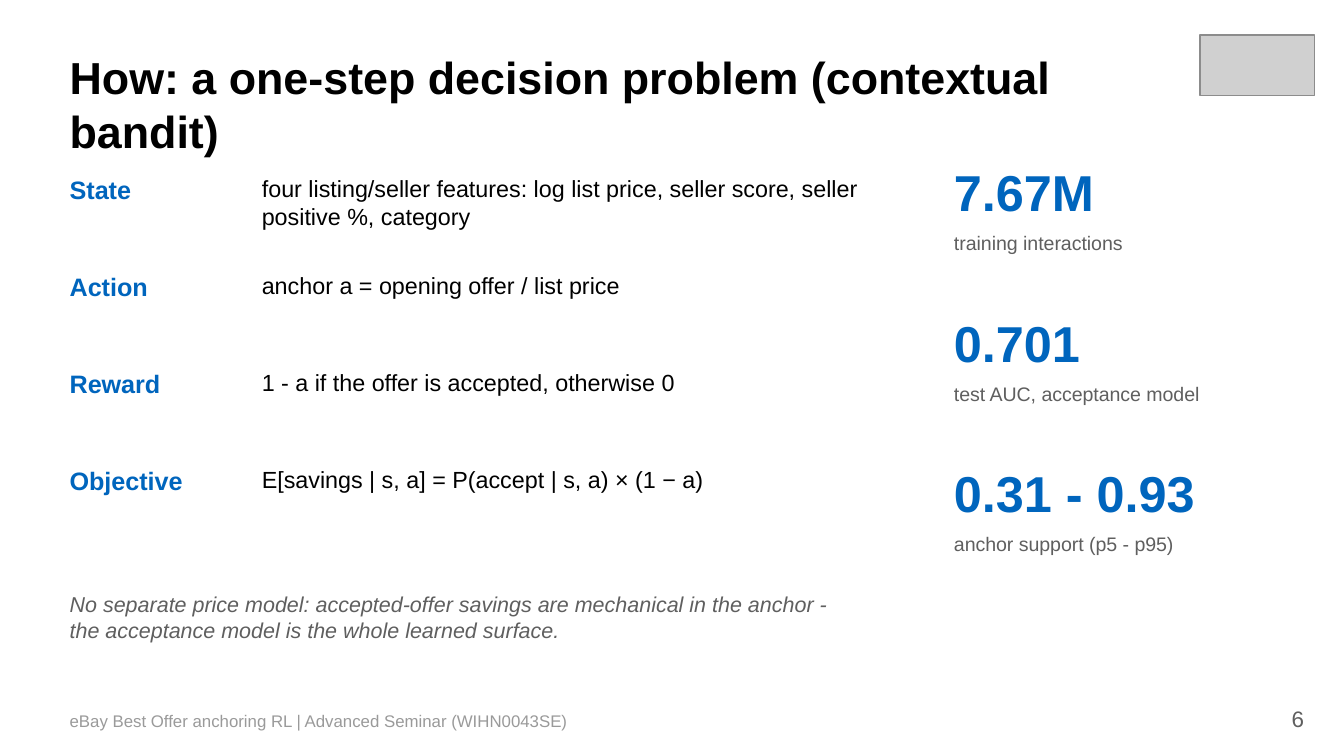
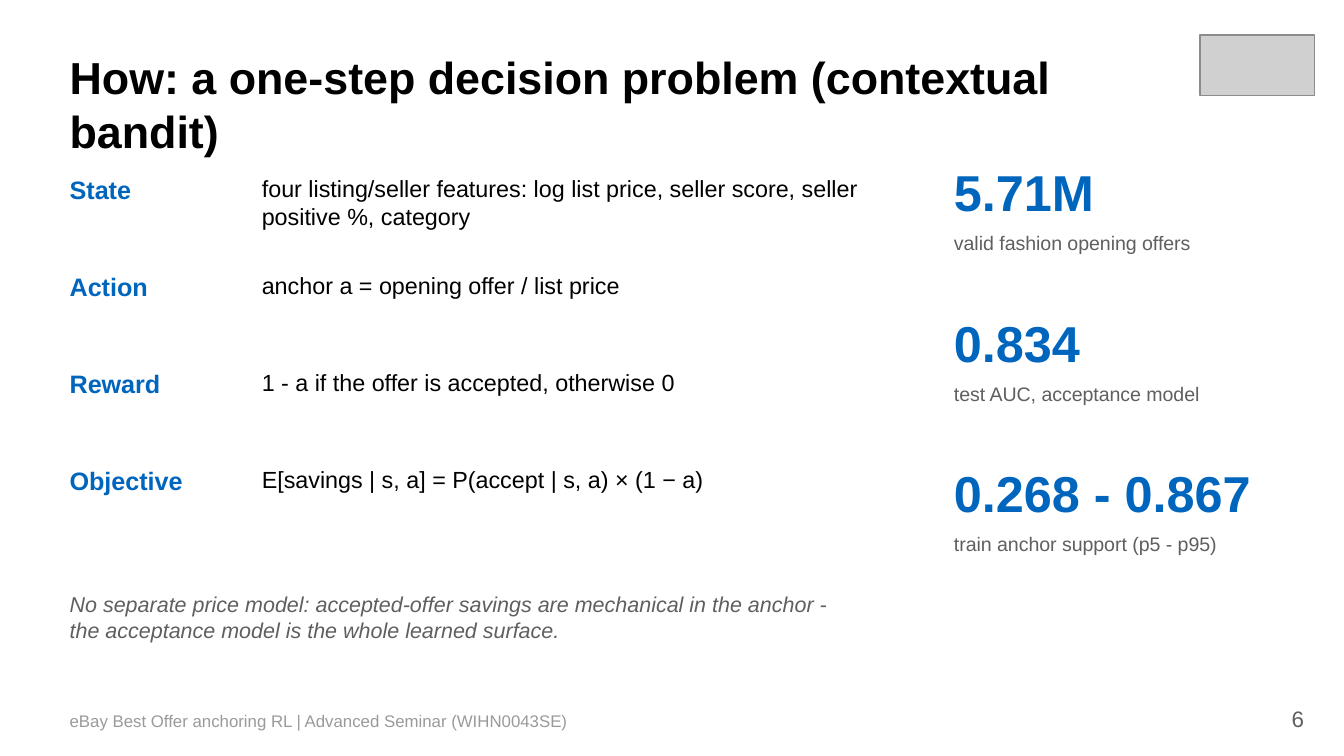
Before and after one commit to soluthan/ebay-anchoring-rl-final, a slide deck: slide 6 of report/ebay_anchoring_rl_presentation.pptx. Drawn at 1344x756 pixels with LibreOffice and Linux fonts; fonts in the diff are those of the drawing; grey boxes stand for pictures. Boxes give left, top, right and bottom in pixels: in the first picture for what was removed or moved away, otherwise in the second. Text is boxed around its words. In the diff, an @@ line names an element or a change of style, - is before the commit and + after.

Commit message:
Finalize corrected opening-offer pipeline and report

```diff
--- a/report/ebay_anchoring_rl_presentation.pptx
+++ b/report/ebay_anchoring_rl_presentation.pptx
@@ text at [954, 176, 1094, 212]: text changed @@
-7.67M
+5.71M
@@ text at [954, 236, 1190, 254]: text changed @@
-training interactions
+valid fashion opening offers
@@ text at [954, 326, 1080, 363]: text changed @@
-0.701
+0.834
@@ text at [954, 476, 1251, 513]: text changed @@
-0.31 - 0.93
+0.268 - 0.867
@@ text at [954, 537, 1217, 555]: text changed @@
-anchor support (p5 - p95)
+train anchor support (p5 - p95)
```
Also in this commit, not shown: 6 other slides changed, 1 slide removed, 25 other files.
